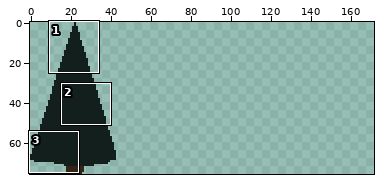
Two states of a sprite sheet, res/tree.png. The picture above shows the old version from afar; the outline marks the close-up.
Close-up. Before the commit:
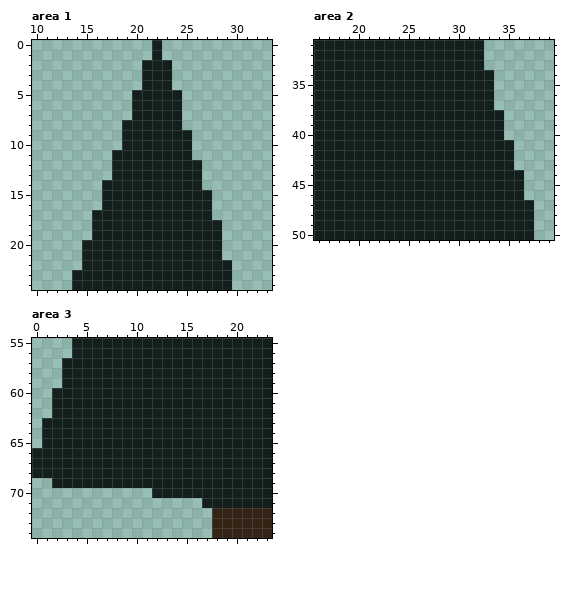
The file is 43x76 pixels. Shown: area 1: x 10..33, y 0..24; area 2: x 16..39, y 31..50; area 3: x 0..23, y 55..74. The old version is drawn lined up with the new one, on the new canvas. The commit also changed other parts of the picture, which this record leaves out.
After the commit:
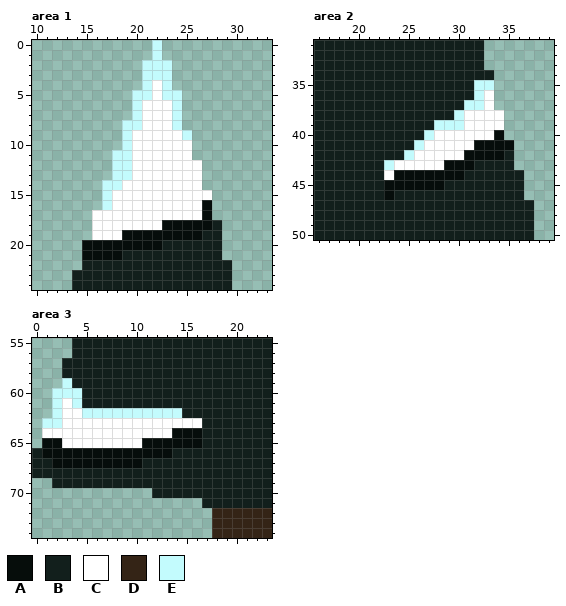
Palette (. is transparent): A #060d0b  B #121f1c  C #ffffff  D #342416  E #c3fbfd
What changed:
canvas 43x76 -> 172x76
Area 1:
y 0..1: x 22 B -> E
y 2..3: x 21..23 BBB -> EEE
y 4: x 21..23 BBB -> ECE
y 5: x 20..24 BBBBB -> EECEE
y 6..7: x 20..24 BBBBB -> ECCCE
y 8: x 19..24 BBBBBB -> EECCCE
y 9: x 19..25 BBBBBBB -> ECCCCCE
y 10: x 19..25 BBBBBBB -> ECCCCCC
y 11: x 18..25 BBBBBBBB -> EECCCCCC
y 12..13: x 18..26 BBBBBBBBB -> EECCCCCCC
y 14: x 17..26 BBBBBBBBBB -> EECCCCCCCC
y 15: x 17..27 BBBBBBBBBBB -> ECCCCCCCCCC
y 16: x 17..27 BBBBBBBBBBB -> ECCCCCCCCCA
y 17: x 16..27 BBBBBBBBBBBB -> CCCCCCCCCCCA
y 18: x 16..27 BBBBBBBBBBBB -> CCCCCCCAAAAA
y 19: x 16..26 BBBBBBBBBBB -> CCCAAAAAAAA
y 20: x 15..22 BBBBBBBB -> AAAAAAAA
y 21: x 15..18 BBBB -> AAAA
Area 2:
y 35: x 32..33 BB -> EE
y 36: x 32..33 BB -> EC
y 37: x 31..33 BBB -> EEC
y 38: x 30..34 BBBBB -> ECCCC
y 39: x 28..34 BBBBBBB -> EEECCCC
y 40: x 27..34 BBBBBBBB -> ECCCCCCA
y 41: x 26..35 BBBBBBBBBB -> ECCCCCAAAA
y 42: x 25..34 BBBBBBBBBB -> ECCCCCAAAA
y 43: x 23..31 BBBBBBBBB -> ECCCCCAAA
y 44: x 23..30 BBBBBBBB -> CAAAAAAA
y 45: x 23..28 BBBBBB -> AAAAAA
y 46: x 23 B -> A
Area 3:
y 59: x 3 B -> E
y 60: x 2..4 BBB -> EEE
y 61: x 2..4 BBB -> ECE
y 62: x 2..14 BBBBBBBBBBBBB -> ECCEEEEEEEEEE
y 63: x 1..16 BBBBBBBBBBBBBBBB -> EECCCCCCCCCCCCCC
y 64: x 1..16 BBBBBBBBBBBBBBBB -> CCCCCCCCCCCCCAAA
y 65: x 1..16 BBBBBBBBBBBBBBBB -> AACCCCCCCCAAAAAA
y 66: x 1..13 BBBBBBBBBBBBB -> AAAAAAAAAAAAA
y 67: x 2..10 BBBBBBBBB -> AAAAAAAAA
